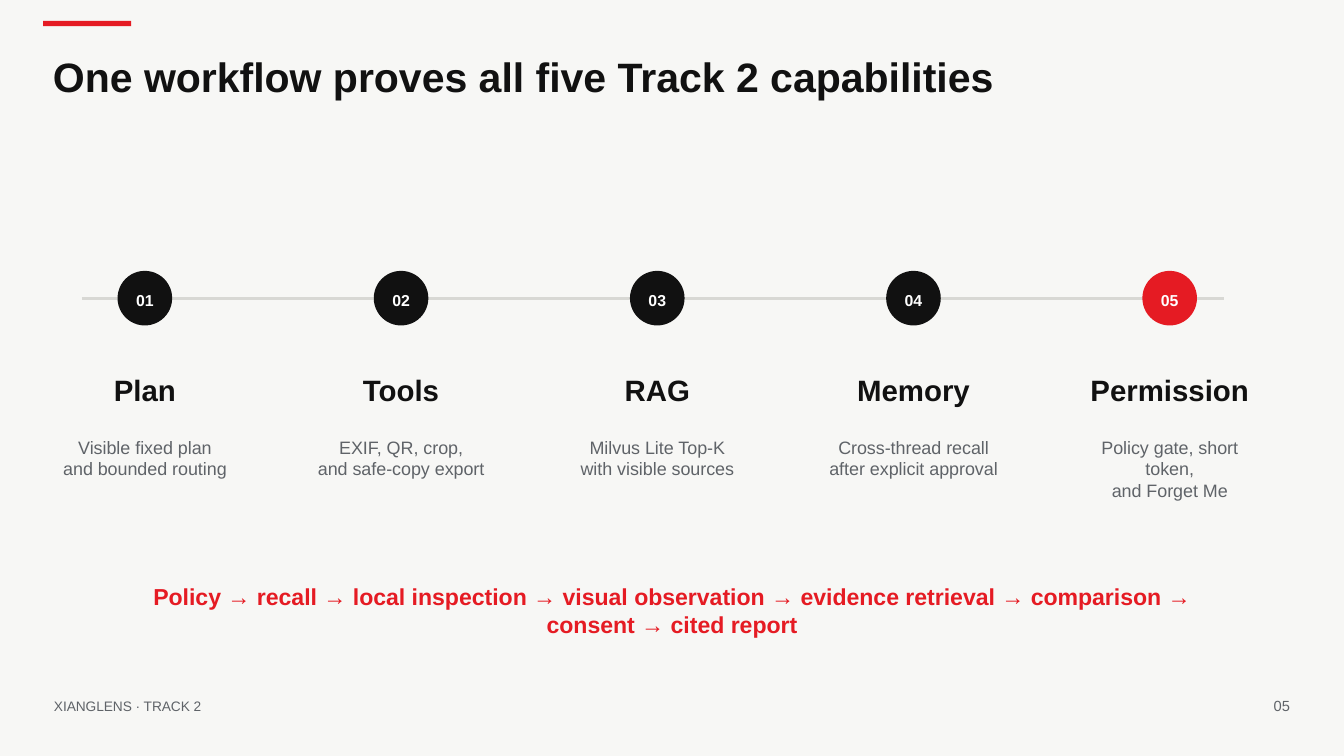
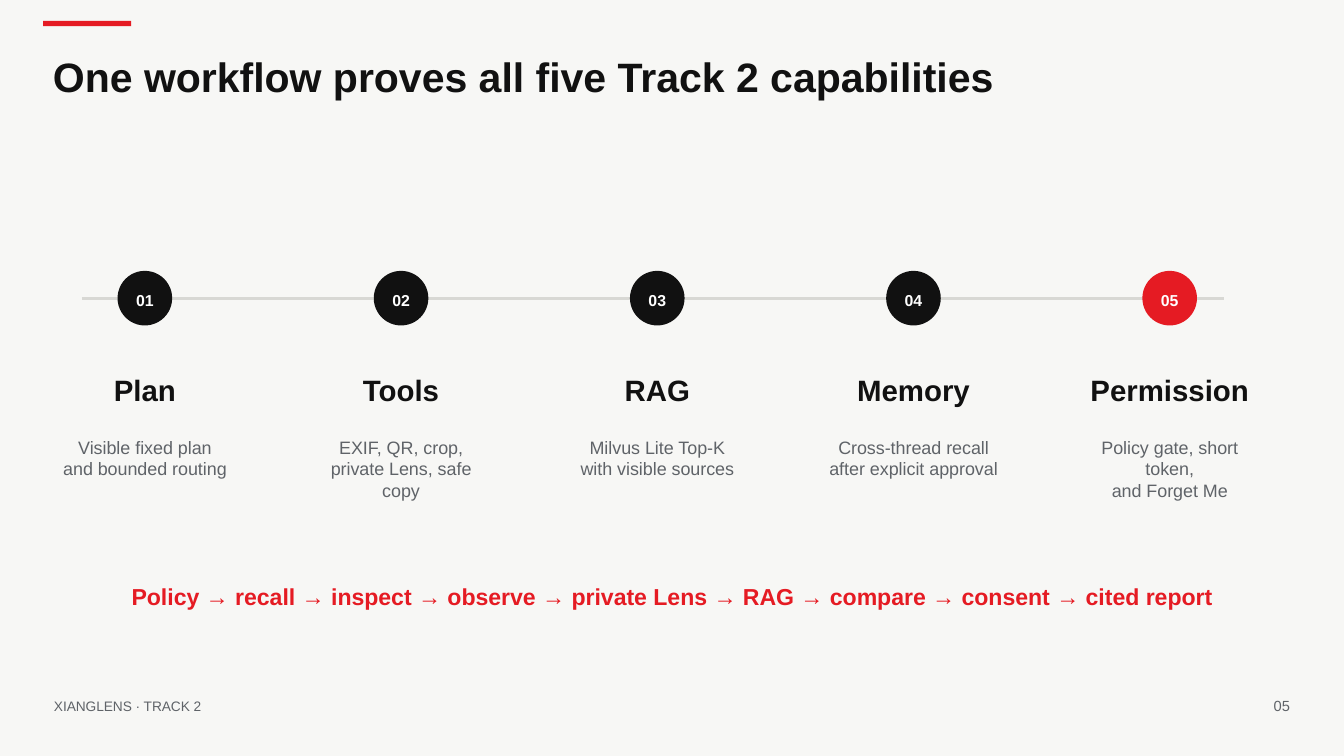
Before and after one commit to ld0574/Radeon-hackathon-2026-07, a slide deck: slide 5 of submission/XiangLens_Track2_Deck.pptx. Drawn at 1344x756 pixels with LibreOffice and Linux fonts; fonts in the diff are those of the drawing. Boxes give left, top, right and bottom in pixels: in the first picture for what was removed or moved away, otherwise in the second. Text is boxed around its words. In the diff, an @@ line names an element or a change of style, - is before the commit and + after.

Commit message:
integrate runtime-only private 108 lens tool

```diff
--- a/submission/XiangLens_Track2_Deck.pptx
+++ b/submission/XiangLens_Track2_Deck.pptx
@@ text at box(331, 462, 472, 501): text changed @@
-and safe-copy export
+private Lens, safe copy
@@ text at box(132, 588, 1212, 610): text changed @@
-Policy → recall → local inspection → visual observation → evidence retrieval → comparison → consent → cited report
+Policy → recall → inspect → observe → private Lens → RAG → compare → consent → cited report
```
Also in this commit, not shown: 5 other slides changed, 23 other files.
